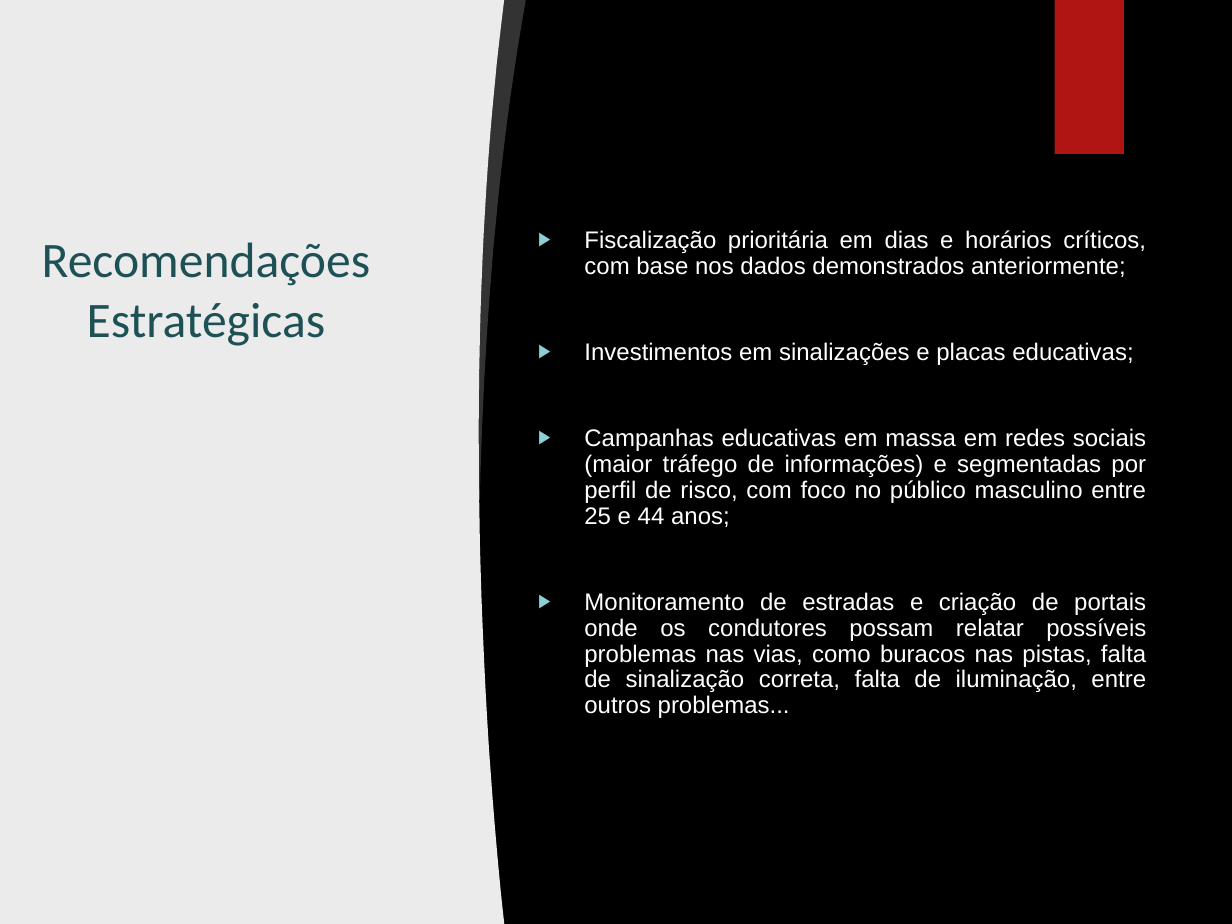
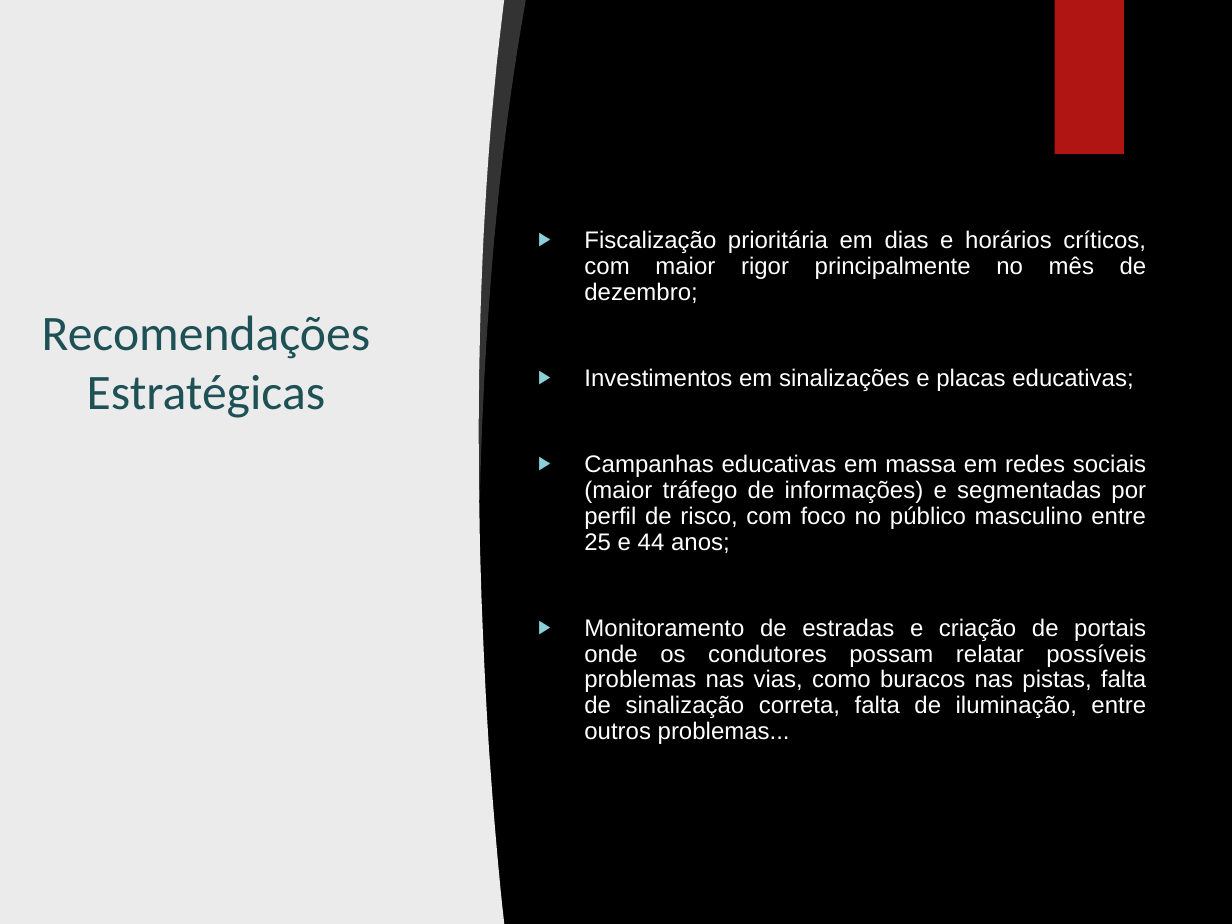
Before and after one commit to carnaubarosario/BI_SafeRoad_2.0, a slide deck: slide 11 of Apresentação BI SafeRoad 2.0.pptx. Drawn at 1232x924 pixels with LibreOffice and Linux fonts; fonts in the diff are those of the drawing; background and template pictures are left out. Boxes give left, top, right and bottom in pixels: in the first picture for what was removed or moved away, otherwise in the second. Text is boxed around its words. In the diff, an @@ line names an element or a change of style, - is before the commit and + after.

```diff
--- a/Apresentação BI SafeRoad 2.0.pptx
+++ b/Apresentação BI SafeRoad 2.0.pptx
@@ text at [584, 230, 1147, 303]: text changed @@
-▶ Fiscalização prioritária em dias e horários críticos, com base nos dados demonstrados anteriormente;
+▶ Fiscalização prioritária em dias e horários críticos, com maior rigor principalmente no mês de dezembro;
@@ title "Recomendações Estratégicas": place and size @@
-title "Recomendações Estratégicas" at [42, 242, 371, 346]
+title "Recomendações Estratégicas" at [42, 315, 371, 418]
```
Also in this commit, not shown: 5 other slides changed.
